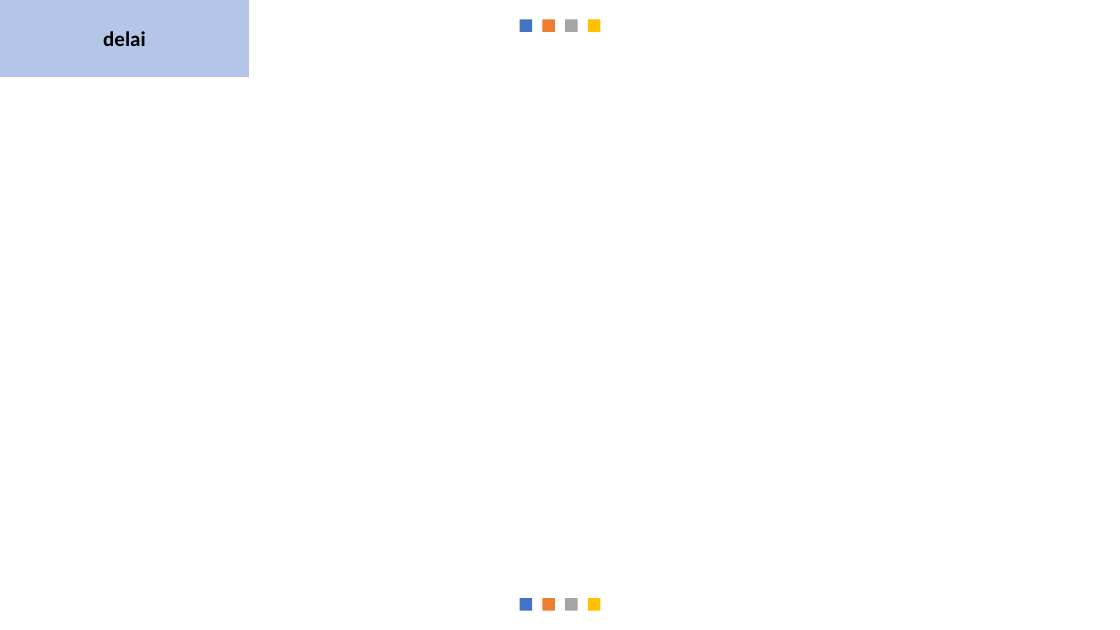
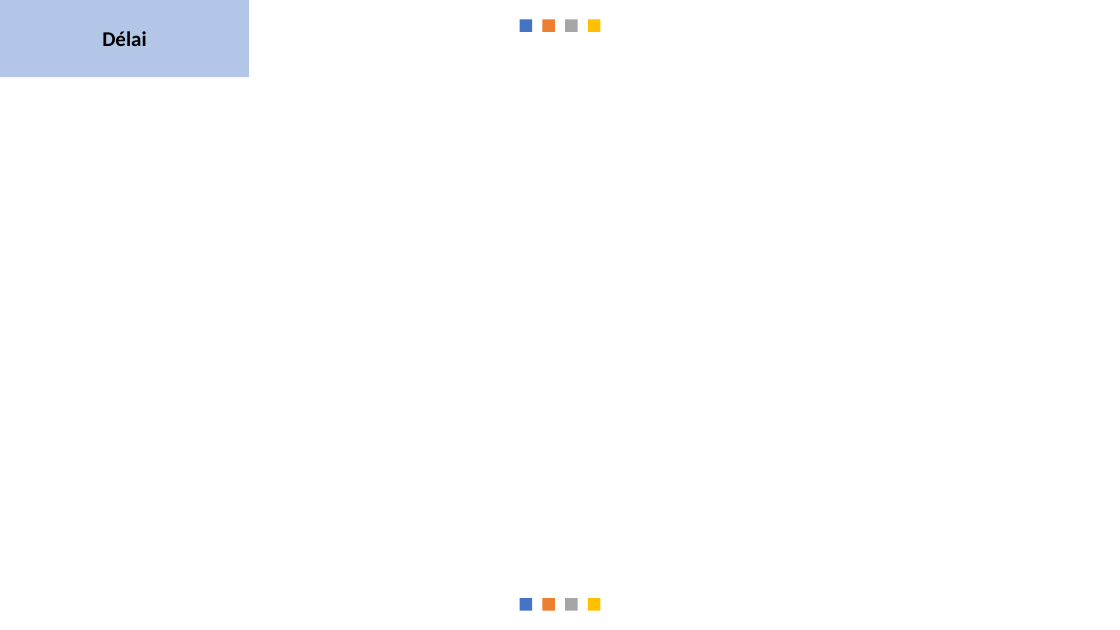
Before and after one commit to messaoudibrahim/Memoire, a slide deck: slide 16 of DIAPO/Présentation.pptx. Drawn at 1120x630 pixels with LibreOffice and Linux fonts; fonts in the diff are those of the drawing. Boxes give left, top, right and bottom in pixels: in the first picture for what was removed or moved away, otherwise in the second. Text is boxed around its words. In the diff, an @@ line names an element or a change of style, - is before the commit and + after.

```diff
--- a/DIAPO/Présentation.pptx
+++ b/DIAPO/Présentation.pptx
@@ text in rectangle at [102,31,146,46]: text changed @@
-delai
+Délai
```
Also in this commit, not shown: 5 other slides changed, 1 slide added, 1 slide removed, 2 other files.
